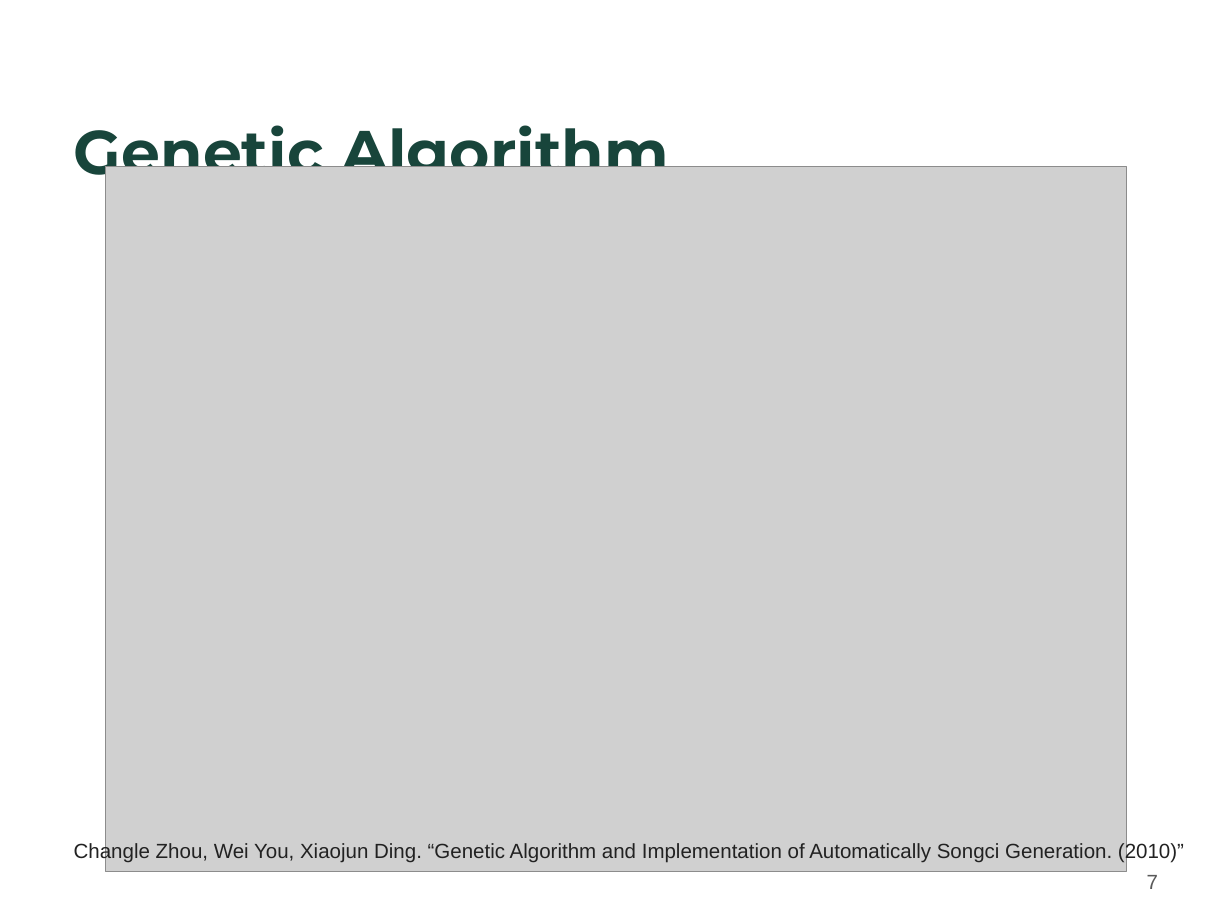
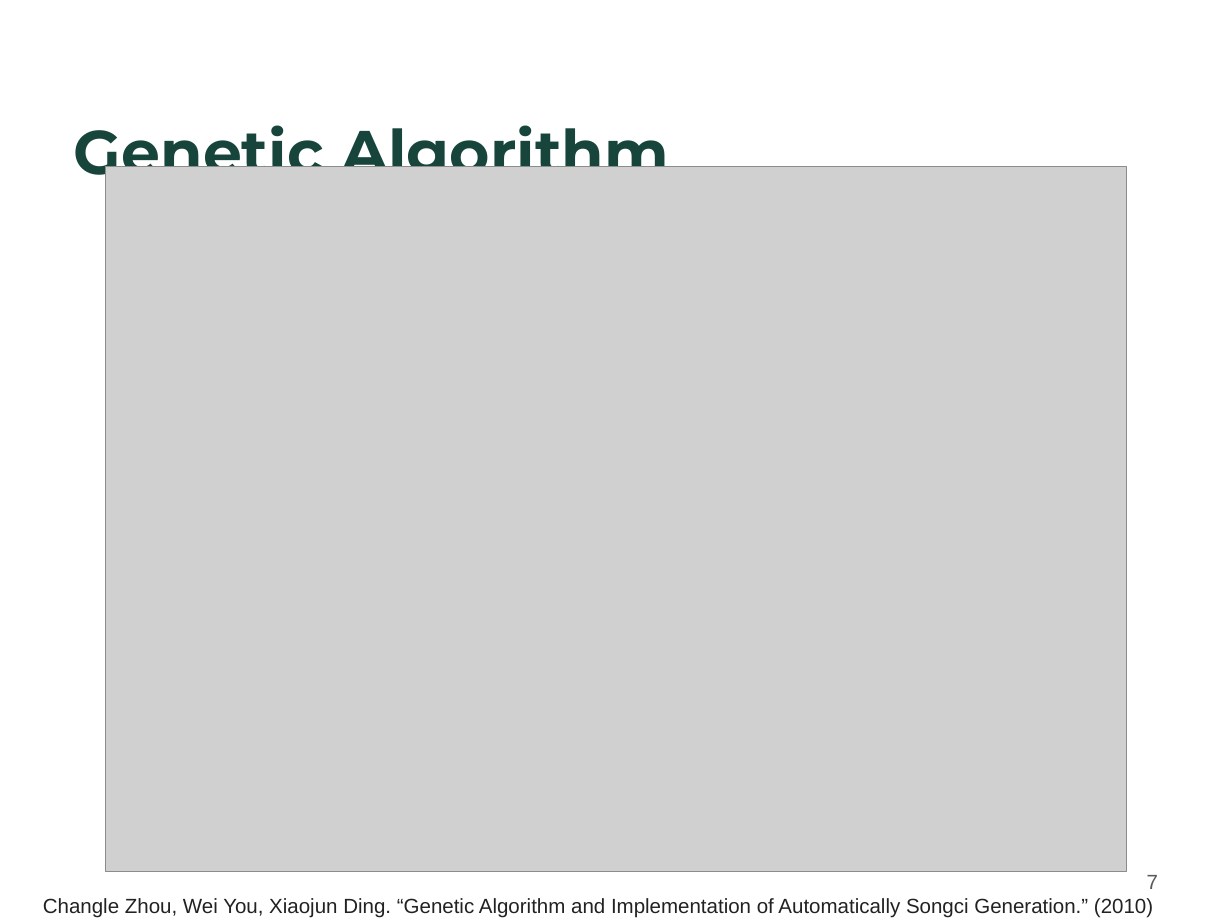
Before and after one commit to Strideradu/17spr_wang_zhu_du, a slide deck: slide 7 of Wei-GA.pptx. Drawn at 1232x924 pixels with LibreOffice and Linux fonts; fonts in the diff are those of the drawing; grey boxes stand for pictures; background and template pictures are left out. Boxes give left, top, right and bottom in pixels: in the first picture for what was removed or moved away, otherwise in the second. Text is boxed around its words. In the diff, an @@ line names an element or a change of style, - is before the commit and + after.

Commit message:
presentation
presentation

```diff
--- a/Wei-GA.pptx
+++ b/Wei-GA.pptx
@@ text at (43,898,1153,918): text changed @@
-Changle Zhou, Wei You, Xiaojun Ding. “Genetic Algorithm and Implementation of Automatically Songci Generation. (2010)”
+Changle Zhou, Wei You, Xiaojun Ding. “Genetic Algorithm and Implementation of Automatically Songci Generation.” (2010)
```
Also in this commit, not shown: 8 other slides changed.
